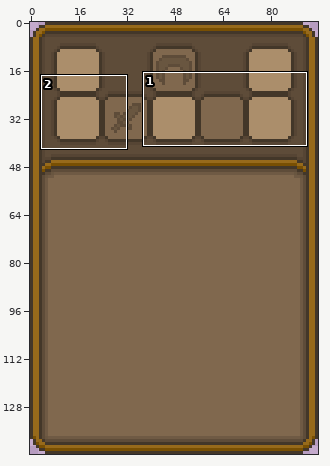
Sprite sheet, stored at [Indicity].gmx/sprites/images/spr_back_inv_0.png. Above: a wide view before the commit, with the close-up outlined.
Close-up. First the earlier version:
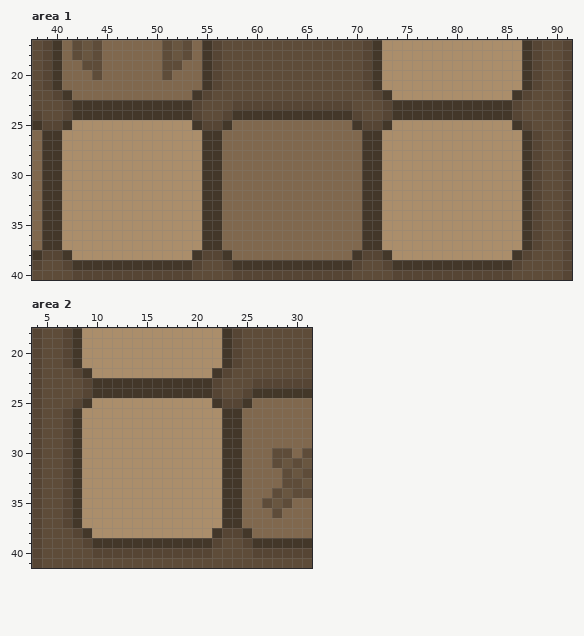
The file is 96x144 pixels. Colours within 5 levels of each other are drawn and written as one. Shown: area 1: x 38..91, y 17..40; area 2: x 4..31, y 18..41.
New version:
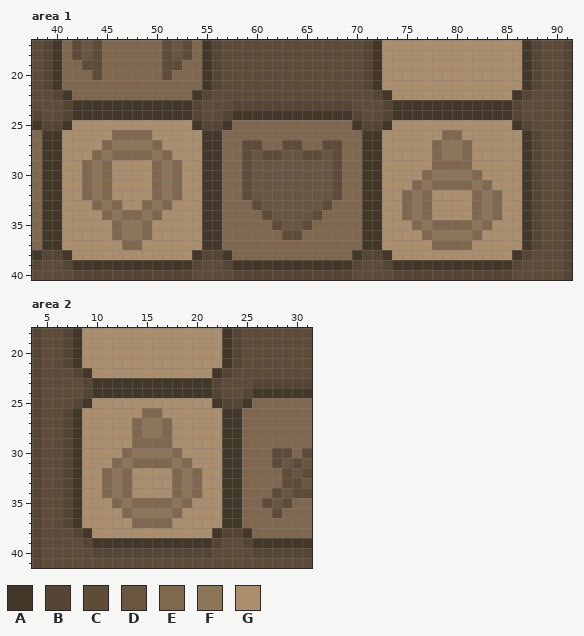
Palette (. is transparent): A #433729  B #564534  C #5e4c39  D #695640  E #80684e  F #8d7558  G #ab8e6b
What changed:
Area 1:
y 26: x 46..49 GGGG -> EEEE; x 79..80 GG -> EE
y 27: x 45..50 GGGGGG -> EFFFFE; x 59..60 EE -> CC; x 63..64 EE -> CC; x 67..68 EE -> CC; x 78..81 GGGG -> EFFE
y 28: x 44..51 GGGGGGGG -> EFEEEEFE; x 59..68 EEEEEEEEEE -> CDCCDDCCDC; x 78..81 GGGG -> EFFE
y 29: x 43..45 GGG -> EFE; x 50..52 GGG -> EFE; x 59..68 EEEEEEEEEE -> CDDDDDDDDC; x 78..81 GGGG -> EEEE
y 30: x 43..45 GGG -> EFE; x 50..52 GGG -> EFE; x 59..68 EEEEEEEEEE -> CDDDDDDDDC; x 77..82 GGGGGG -> EFFFFE
y 31: x 43..45 GGG -> EFE; x 50..52 GGG -> EFE; x 59..68 EEEEEEEEEE -> CDDDDDDDDC; x 76..83 GGGGGGGG -> EFEEEEFE
y 32: x 43..45 GGG -> EFE; x 50..52 GGG -> EFE; x 59..68 EEEEEEEEEE -> CDDDDDDDDC; x 75..77 GGG -> EFE; x 82..84 GGG -> EFE
y 33: x 44..46 GGG -> EFE; x 49..51 GGG -> EFE; x 60..67 EEEEEEEE -> CDDDDDDC; x 75..77 GGG -> EFE; x 82..84 GGG -> EFE
y 34: x 45..50 GGGGGG -> EFEEFE; x 61..66 EEEEEE -> CDDDDC; x 75..77 GGG -> EFE; x 82..84 GGG -> EFE
y 35: x 46..49 GGGG -> EFFE; x 62..65 EEEE -> CDDC; x 76..83 GGGGGGGG -> EFEEEEFE
y 36: x 46..49 GGGG -> EFFE; x 63..64 EE -> CC; x 77..82 GGGGGG -> EFFFFE
y 37: x 47..48 GG -> EE; x 78..81 GGGG -> EEEE
Area 2:
y 26: x 15..16 GG -> EE
y 27..28: x 14..17 GGGG -> EFFE
y 29: x 14..17 GGGG -> EEEE
y 30: x 13..18 GGGGGG -> EFFFFE
y 31: x 12..19 GGGGGGGG -> EFEEEEFE
y 32..34: x 11..13 GGG -> EFE; x 18..20 GGG -> EFE
y 35: x 12..19 GGGGGGGG -> EFEEEEFE
y 36: x 13..18 GGGGGG -> EFFFFE
y 37: x 14..17 GGGG -> EEEE
Where, in picture pixels (left, top, right, bottom), the same in both close-ups:
changed: (82, 130, 182, 250)
changed: (402, 130, 502, 250)
changed: (242, 140, 342, 240)
changed: (102, 408, 202, 528)
